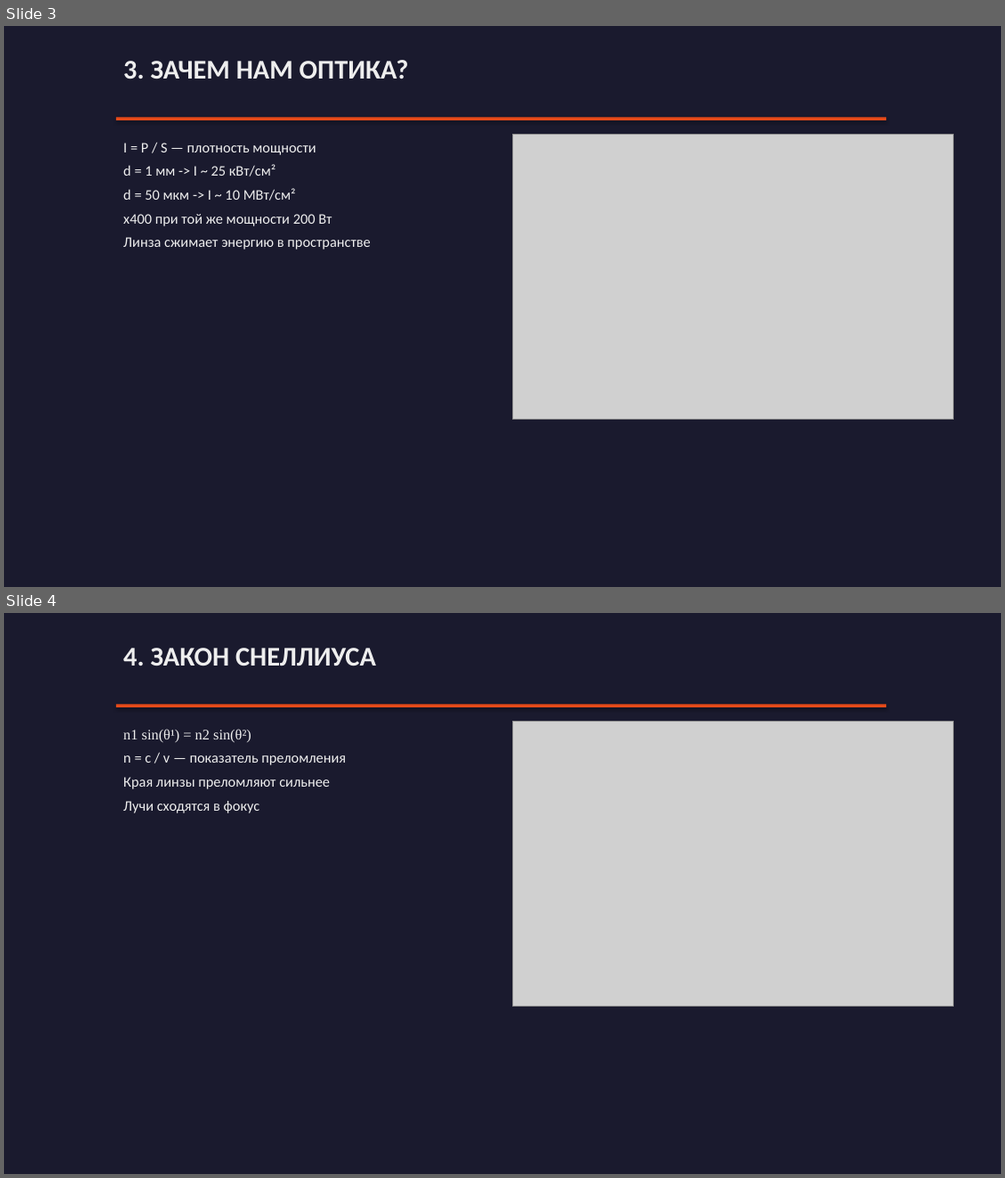
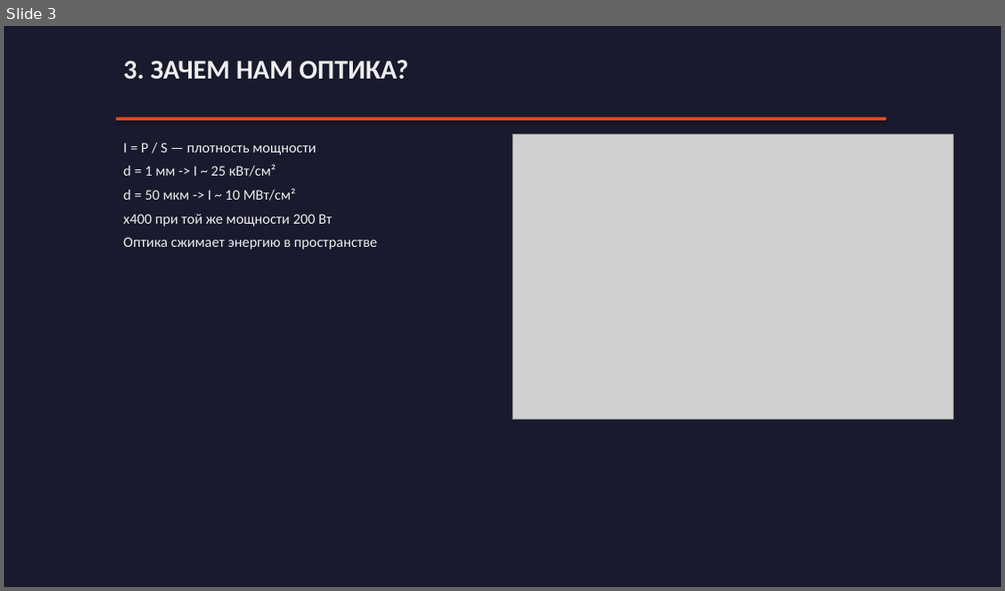
Before and after one commit to Evgeniy-makdak/Lecture-5, a slide deck: Лекция_5_Геометрическая_оптика.pptx. Shown one above the other, each under a label of ours: slides 3 and 4 before the commit, slide 3 after it. The pictures are 1005x1178 and 1005x591 pixels, drawn with LibreOffice and Linux fonts; fonts in the diff are those of the drawing; grey boxes stand for pictures. Boxes give left, top, right and bottom in pixels: in the first picture for what was removed or moved away, otherwise in the second. Text is boxed around its words. In the diff, an @@ line names an element or a change of style, - is before the commit and + after.

```diff
--- a/Лекция_5_Геометрическая_оптика.pptx
+++ b/Лекция_5_Геометрическая_оптика.pptx
@@ slide 4 removed at [4, 613, 1001, 1174], background #1A1A2E @@
@@ text removed at [123, 648, 376, 666] @@
-4. ЗАКОН СНЕЛЛИУСА
@@ rectangle removed at [116, 705, 886, 707] @@
@@ text removed at [123, 729, 346, 813] @@
-n1 sin(θ¹) = n2 sin(θ²)
-n = c / v — показатель преломления
-Края линзы преломляют сильнее
-Лучи сходятся в фокус
@@ picture removed at [512, 722, 954, 1006] @@
@@ slide 3 changed as well @@
@@ text at [123, 237, 377, 249]: text changed @@
-Линза сжимает энергию в пространстве
+Оптика сжимает энергию в пространстве
```
Also in this commit, not shown: 4 other slides changed, 4 slides added, 1 other slide removed, 4 other files.
